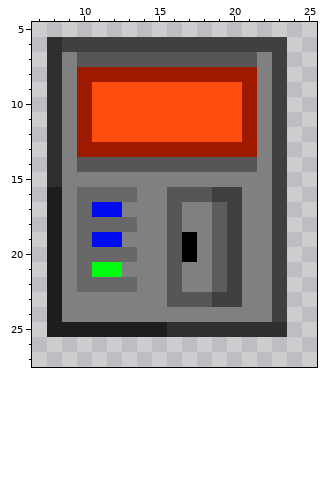
Two versions of one pixel-art sprite, RobotGame.gmx/sprites/images/spr_switch_2.png. That is the earlier state.
The file is 32x32 pixels. Colours within 5 levels of each other are drawn and written as one. Shown: x 7..25, y 5..27.
The same view after the edit:
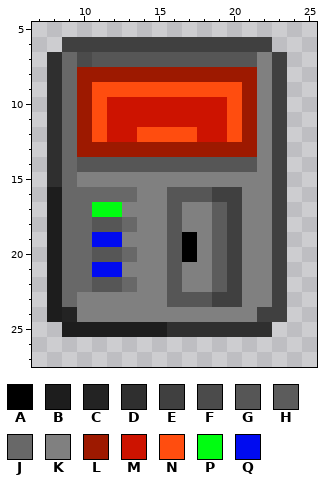
Palette (. is transparent): A #000000  B #1d1d1d  C #232323  D #2f2f2f  E #404040  F #4b4b4b  G #565656  H #5c5c5c  J #686868  K #808080  L #9d1900  M #cd1300  N #ff4d0f  P #00fd11  Q #000bf0
Edits made:
{"y":6,"x":8,"old":"D","new":"."}
{"y":6,"x":23,"old":"E","new":"."}
{"y":7,"x":9,"old":"KG","new":"JF"}
{"y":8,"x":9,"old":"K","new":"J"}
{"y":9,"x":9,"old":"K","new":"J"}
{"y":10,"x":9,"old":"K","new":"J"}
{"y":10,"x":12,"old":"NNNNNNNN","new":"MMMMMMMM"}
{"y":11,"x":9,"old":"K","new":"J"}
{"y":11,"x":12,"old":"NNNNNNNN","new":"MMMMMMMM"}
{"y":12,"x":9,"old":"K","new":"J"}
{"y":12,"x":12,"old":"NN","new":"MM"}
{"y":12,"x":18,"old":"NN","new":"MM"}
{"y":13,"x":9,"old":"K","new":"J"}
{"y":14,"x":9,"old":"K","new":"J"}
{"y":15,"x":9,"old":"K","new":"J"}
{"y":16,"x":9,"old":"K","new":"J"}
{"y":17,"x":9,"old":"K","new":"J"}
{"y":17,"x":11,"old":"QQ","new":"PP"}
{"y":18,"x":9,"old":"K","new":"J"}
{"y":18,"x":11,"old":"JJ","new":"GG"}
{"y":19,"x":9,"old":"K","new":"J"}
{"y":20,"x":9,"old":"K","new":"J"}
{"y":20,"x":11,"old":"JJ","new":"GG"}
{"y":21,"x":9,"old":"K","new":"J"}
{"y":21,"x":11,"old":"PP","new":"QQ"}
{"y":22,"x":9,"old":"K","new":"J"}
{"y":22,"x":11,"old":"JJ","new":"GG"}
{"y":23,"x":9,"old":"K","new":"J"}
{"y":24,"x":9,"old":"K","new":"C"}
{"y":24,"x":22,"old":"K","new":"E"}
{"y":25,"x":8,"old":"B","new":"."}
{"y":25,"x":23,"old":"D","new":"."}
{"label":"changed","picture_box":[47,37,287,337]}
